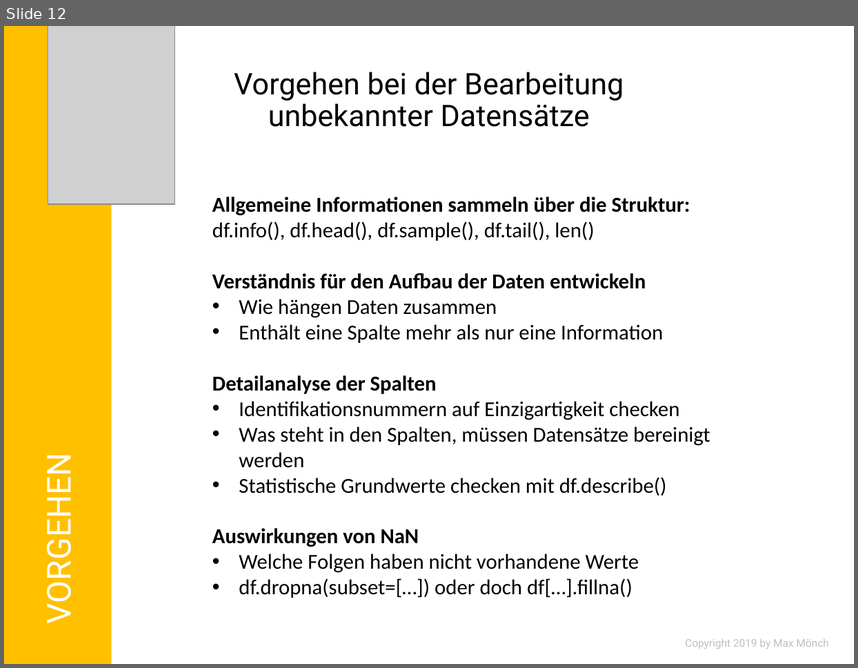
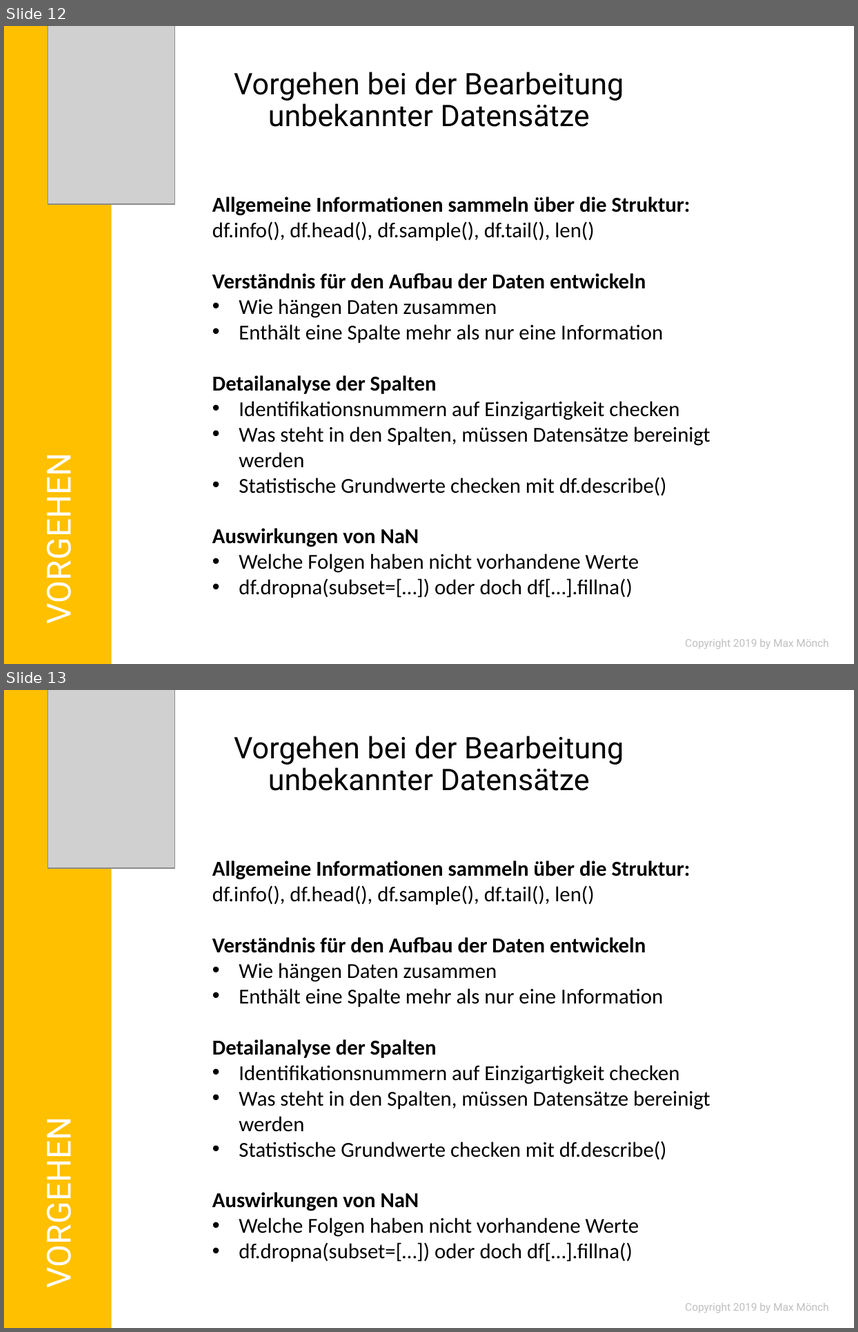
Before and after one commit to MonksterFX/pandas-basic, a slide deck: praesentation/pandas-basic.pptx. Shown one above the other, each under a label of ours: slide 12 before the commit, slides 12 and 13 after it. The pictures are 858x668 and 858x1332 pixels, drawn with LibreOffice and Linux fonts; fonts in the diff are those of the drawing; grey boxes stand for pictures; background and template pictures are left out. Boxes give left, top, right and bottom in pixels: in the first picture for what was removed or moved away, otherwise in the second. Text is boxed around its words. In the diff, an @@ line names an element or a change of style, - is before the commit and + after.

```diff
--- a/praesentation/pandas-basic.pptx
+++ b/praesentation/pandas-basic.pptx
@@ slide 13 added at [4,690,854,1328], background picture (left out) @@
@@ rectangle added at [4,690,111,1328], fill #FFC000 @@
@@ picture added at [48,690,176,869] @@
@@ title added at [234,736,624,791], 25.2 pt, text #000000 @@
+Vorgehen bei der Bearbeitung unbekannter Datensätze
@@ text added at [212,860,711,1261], 18 pt, text #000000 @@
+Allgemeine Informationen sammeln über die Struktur:
+df.info(), df.head(), df.sample(), df.tail(), len()
+Verständnis für den Aufbau der Daten entwickeln
+• Wie hängen Daten zusammen
+• Enthält eine Spalte mehr als nur eine Information
+Detailanalyse der Spalten
+• Identifikationsnummern auf Einzigartigkeit checken
+• Was steht in den Spalten, müssen Datensätze bereinigt werden
+• Statistische Grundwerte checken mit df.describe()
+Auswirkungen von NaN
+• Welche Folgen haben nicht vorhandene Werte
+• df.dropna(subset=[…]) oder doch df[…].fillna()
@@ text added at [36,1133,79,1282], 28 pt, text #FFFFFF @@
+VORGEHEN
@@ text added at [685,1303,829,1312], 9 pt, text #BFBFBF @@
+Copyright 2019 by Max Mönch
```
Also in this commit, not shown: 4 slides changed, 1 other slide added, 1 slide removed, 15 other files.
